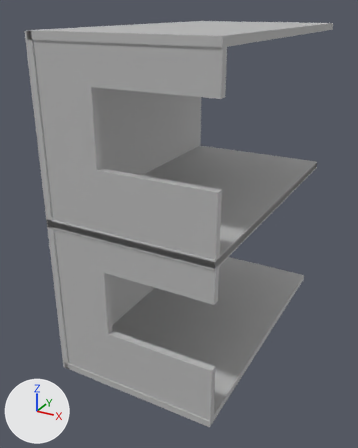
What one commit did to the FBX model Cheeseballs_EndlessRunner/Assets/Art/Models/Proc_Rooms_BO/House_2s_In_Window.fbx.
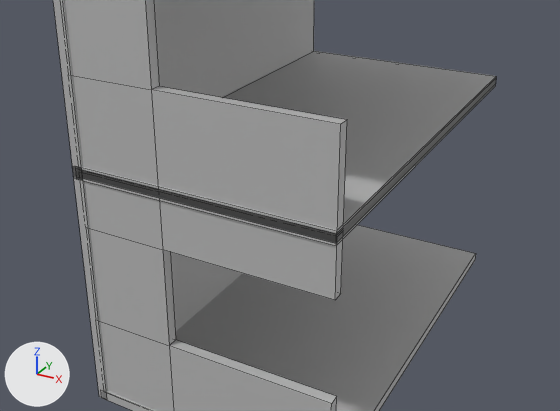
There are two pictures of each version: one whole from a 50 mm camera at (0.0874, -0.1885, 0.142) aimed at (-0.0097, -0.0121, 0.0538), one close up on the part from 0% to 100% of the width and 25% to 84% of the height. Arrows for +X, +Y and +Z are at lower left; the lights stay in place. The close-ups show mesh edges as thin lines. Where no turn or scale is listed for an object, it has been applied to the vertices. Vertices at the same position are counted once.

The first close-up shows 'House_2s_In_Window'.
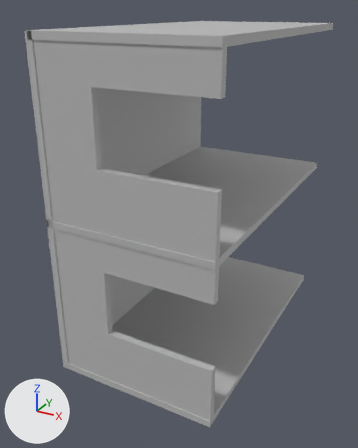
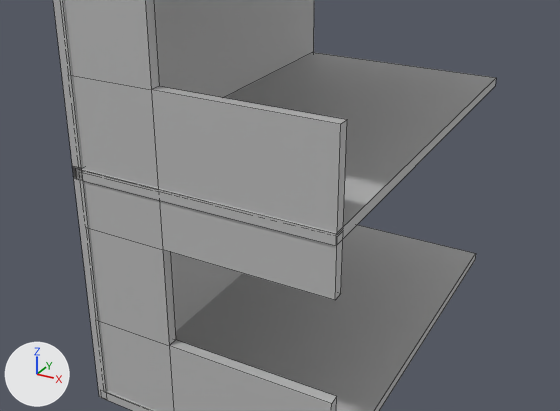
Changed parts and their boxes [x1, y1, x2, y2] in the close-ups (560 x 411 px):
part 1 of me_mesh, deleted
    before: [75, 51, 496, 243]

Patch to the scene script:
```diff
--- a/Cheeseballs_EndlessRunner/Assets/Art/Models/Proc_Rooms_BO/House_2s_In_Window.fbx.py
+++ b/Cheeseballs_EndlessRunner/Assets/Art/Models/Proc_Rooms_BO/House_2s_In_Window.fbx.py
@@ me_mesh @@
 me_mesh.from_pydata(...)  # 96 vertices, 80 faces; spans x -0.0346..0.0346, y -0.0614..0.0614, z -0.0672..0.0672
 # used by ob_house_2s_in_window; location = (-0.0034, -0.0017, 0.0678)
+# me_mesh part 1: the loose piece of 8 vertices spanning x -0.0337..0.0346, y -0.0614..0.0614, z -0.0011..0.0017 is deleted
 me_mesh.materials.append(mat_lambert2)
```
